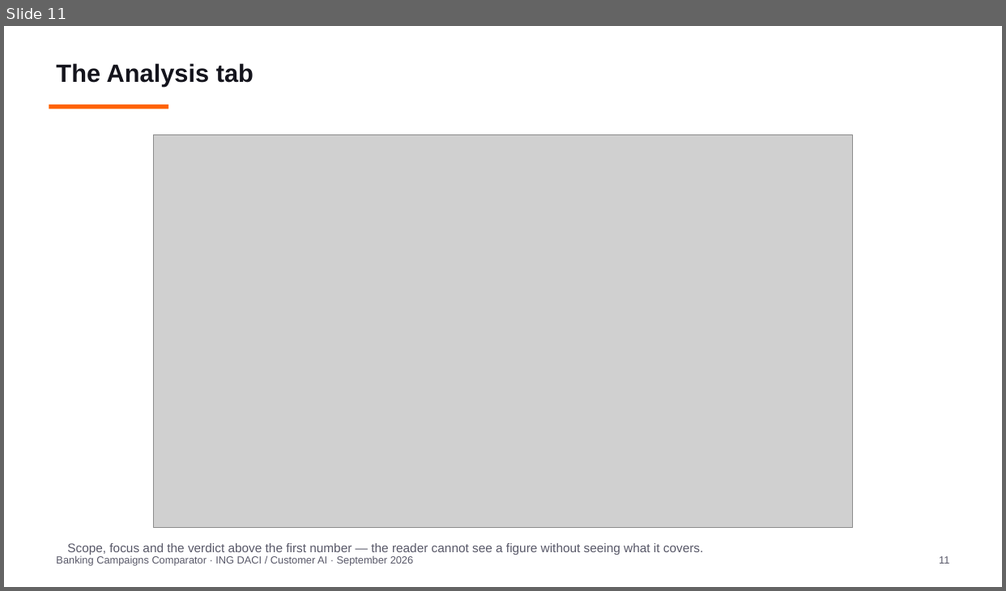
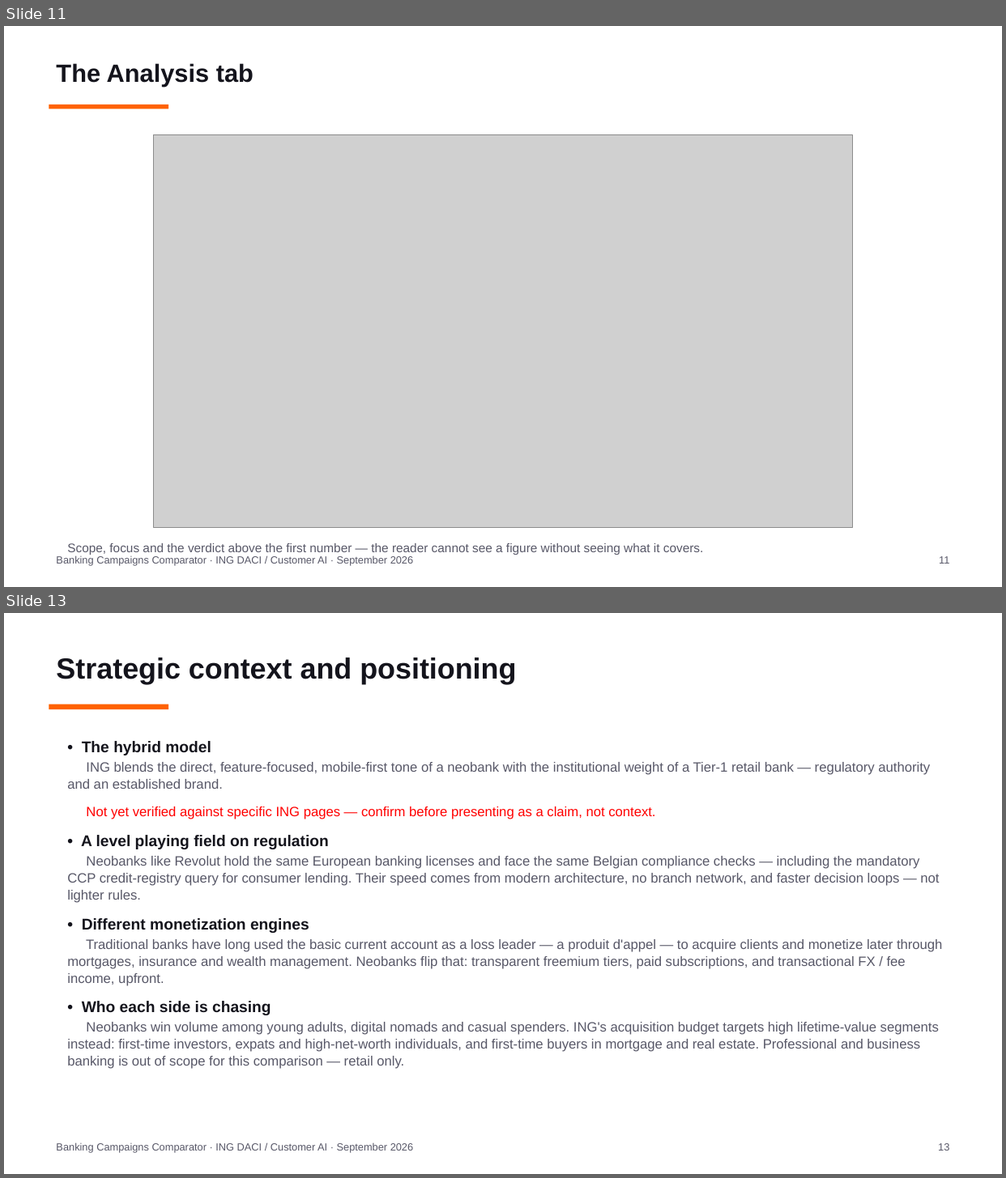
Before and after one commit to Siegried81/ing-usecase, a slide deck: docs/Banking_Campaigns_Comparator.pptx. Shown one above the other, each under a label of ours: slide 11 before the commit, slides 11 and 13 after it; the slides between them are not shown. The pictures are 1006x591 and 1006x1178 pixels, drawn with LibreOffice and Linux fonts; fonts in the diff are those of the drawing; grey boxes stand for pictures. Boxes give left, top, right and bottom in pixels: in the first picture for what was removed or moved away, otherwise in the second. Text is boxed around its words. In the diff, an @@ line names an element or a change of style, - is before the commit and + after.

```diff
--- a/docs/Banking_Campaigns_Comparator.pptx
+++ b/docs/Banking_Campaigns_Comparator.pptx
@@ slide 13 added at (x1=4, y1=613, x2=1002, y2=1174), background #FFFFFF @@
@@ text added at (x1=56, y1=658, x2=516, y2=684), 28 pt, text #14141C, bold @@
+Strategic context and positioning
@@ rectangle added at (x1=49, y1=705, x2=168, y2=709), fill #FF6200 @@
@@ text added at (x1=67, y1=741, x2=942, y2=1052), 13 pt, text #585868 @@
+• The hybrid model
+ING blends the direct, feature-focused, mobile-first tone of a neobank with the institutional weight of a Tier-1 retail bank — regulatory authority and an established brand.
+Not yet verified against specific ING pages — confirm before presenting as a claim, not context.
+• A level playing field on regulation
+Neobanks like Revolut hold the same European banking licenses and face the same Belgian compliance checks — including the mandatory CCP credit-registry query for consumer lending. Their speed comes from modern architecture, no branch network, and faster decision loops — not lighter rules.
+• Different monetization engines
+Traditional banks have long used the basic current account as a loss leader — a produit d'appel — to acquire clients and monetize later through mortgages, insurance and wealth management. Neobanks flip that: transparent freemium tiers, paid subscriptions, and transactional FX / fee income, upfront.
+• Who each side is chasing
+Neobanks win volume among young adults, digital nomads and casual spenders. ING's acquisition budget targets high lifetime-value segments instead: first-time investors, expats and high-net-worth individuals, and first-time buyers in mortgage and real estate. Professional and business banking is out of scope for this comparison — retail only.
@@ text added at (x1=56, y1=1143, x2=413, y2=1153), 10 pt, text #585868 @@
+Banking Campaigns Comparator · ING DACI / Customer AI · September 2026
@@ text added at (x1=938, y1=1144, x2=949, y2=1151), 10 pt, text #585868 @@
+13
```
Also in this commit, not shown: 21 slides changed, 34 other files.
